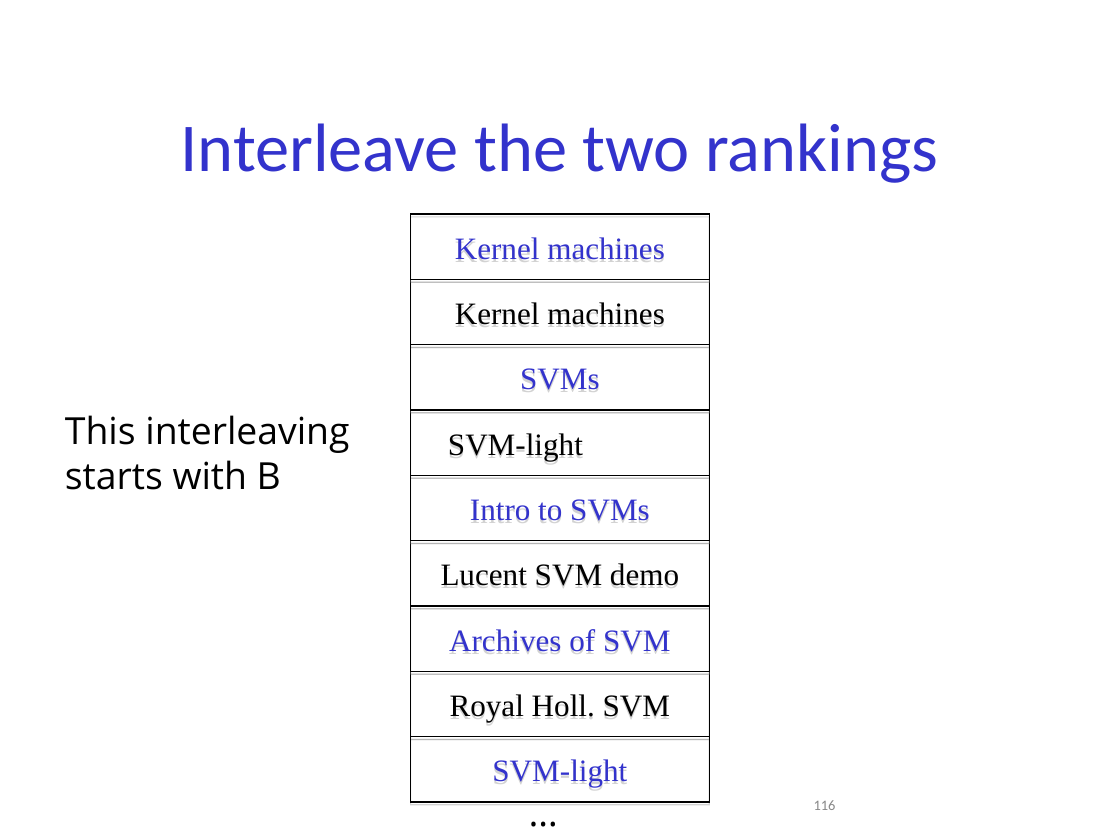
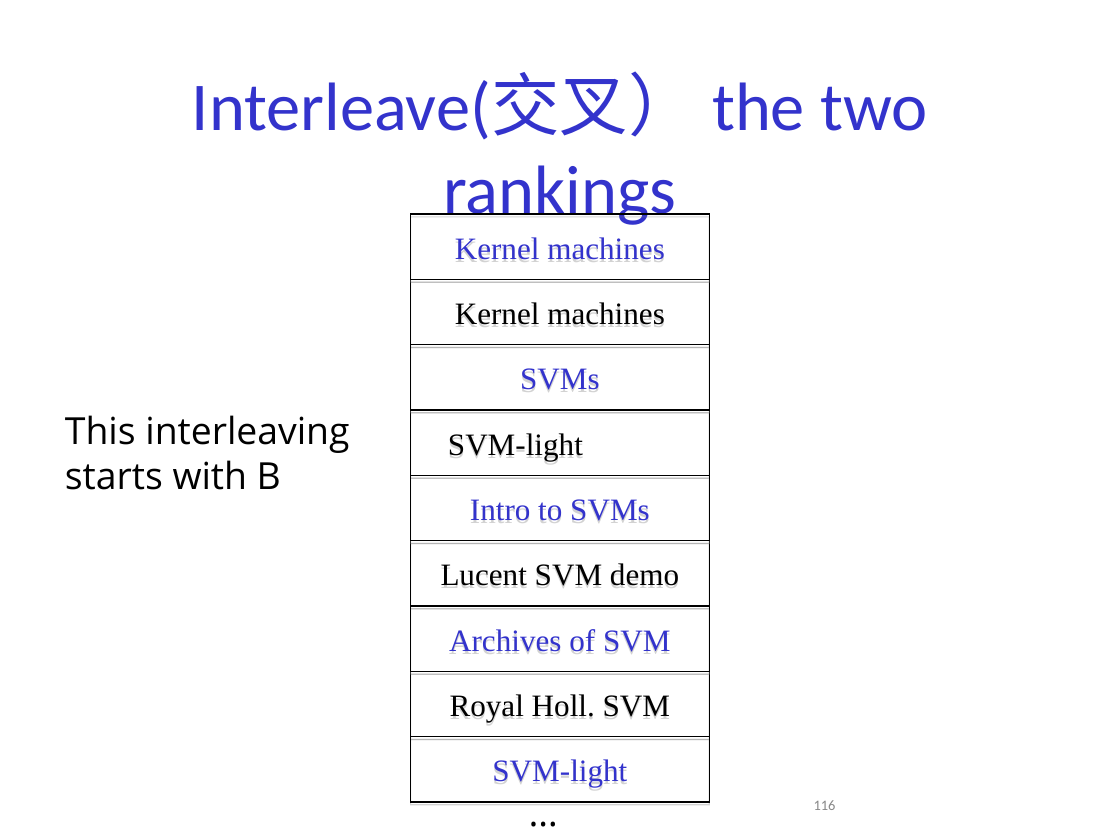
Before and after one commit to zhengxq27/Junoir_study_last, a slide deck: slide 116 of 数据挖掘/课件/retrieval-evaluation.ppt. Drawn at 1120x840 pixels with LibreOffice and Linux fonts; fonts in the diff are those of the drawing. Boxes give left, top, right and bottom in pixels: in the first picture for what was removed or moved away, otherwise in the second. Text is boxed around its words. In the diff, an @@ line names an element or a change of style, - is before the commit and + after.

```diff
--- a/数据挖掘/课件/retrieval-evaluation.ppt
+++ b/数据挖掘/课件/retrieval-evaluation.ppt
@@ title at (192,74,927,225): text changed @@
-Interleave the two rankings
+Interleave(交叉） the two rankings
```
Also in this commit, not shown: 12 other slides changed.
